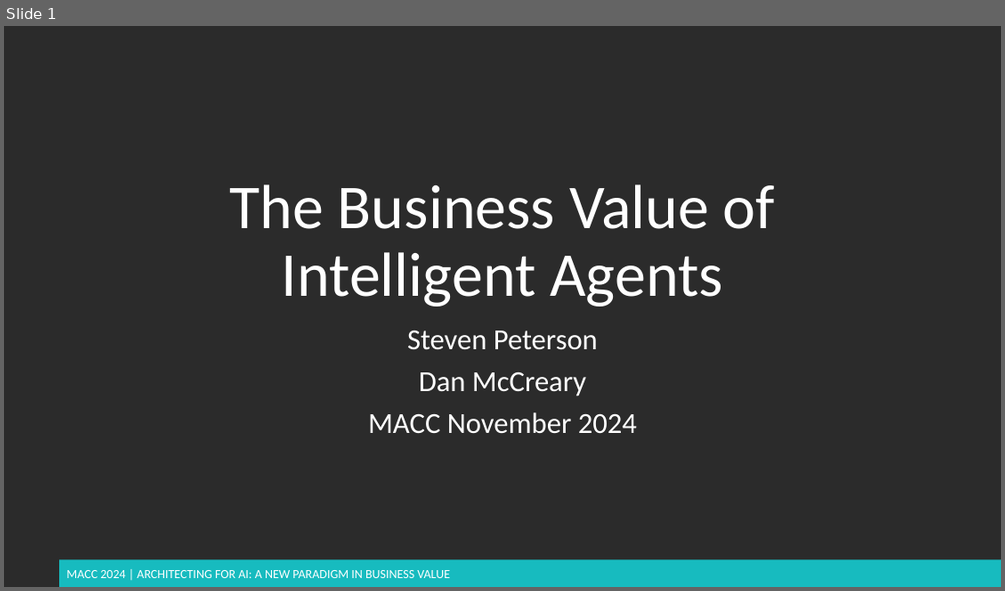
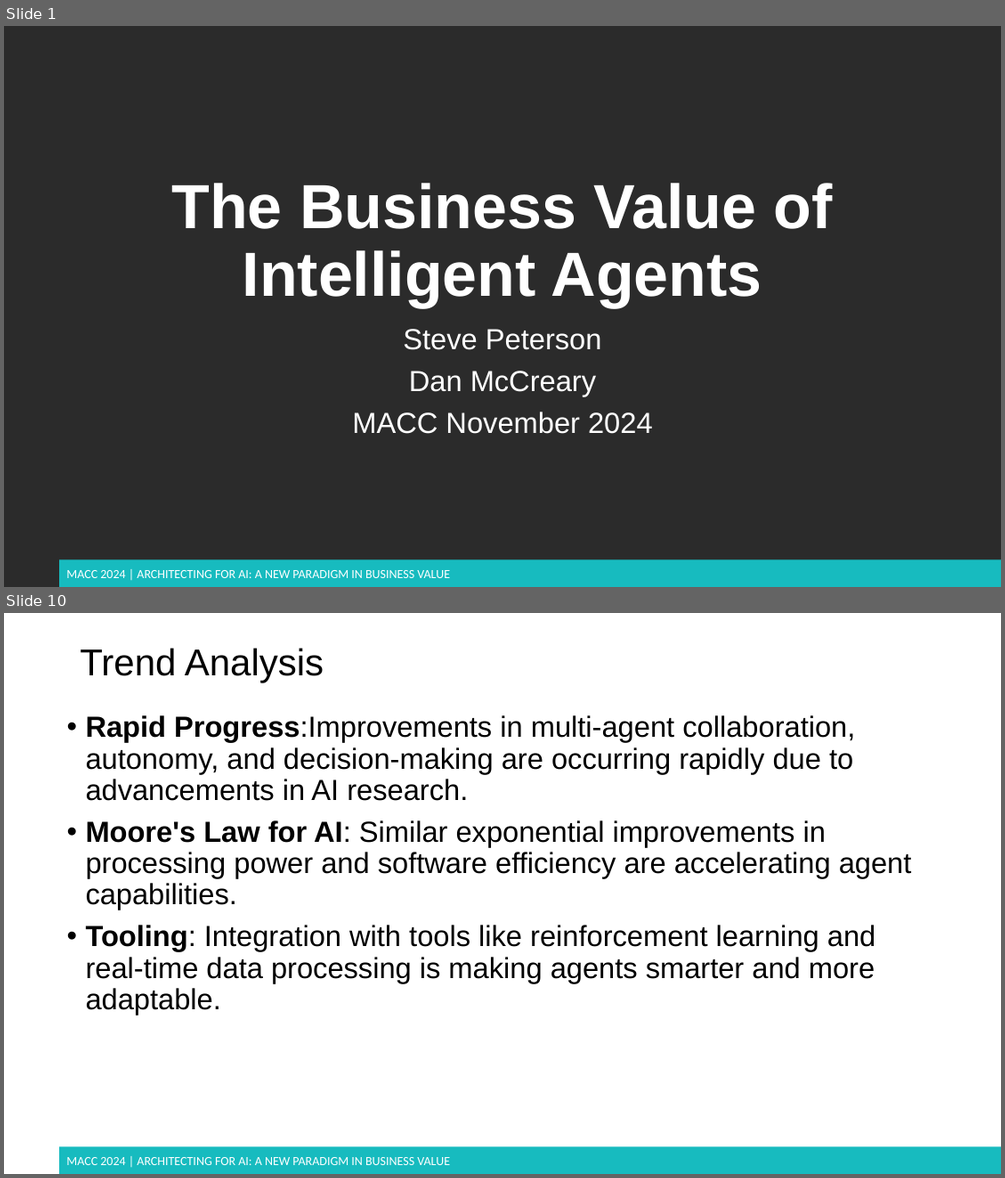
Before and after one commit to dmccreary/genai-arch-patterns, a slide deck: slides/MACC-2024-bv-of-agents.pptx. Shown one above the other, each under a label of ours: slide 1 before the commit, slides 1 and 10 after it; the slides between them are not shown. The pictures are 1005x591 and 1005x1178 pixels, drawn with LibreOffice and Linux fonts; fonts in the diff are those of the drawing; background and template pictures are left out; a plain dark background stands for a picture behind light text. Boxes give left, top, right and bottom in pixels: in the first picture for what was removed or moved away, otherwise in the second. Text is boxed around its words. In the diff, an @@ line names an element or a change of style, - is before the commit and + after.

```diff
--- a/slides/MACC-2024-bv-of-agents.pptx
+++ b/slides/MACC-2024-bv-of-agents.pptx
@@ slide 10 added at [4,613,1001,1174], background #FFFFFF; not listed: 2 template elements that a slide beside it also shows @@
@@ title added at [80,648,324,682], 36 pt, text #000000 @@
+Trend Analysis
@@ text added at [86,715,912,1014], 28 pt, text #000000 @@
+• Rapid Progress:Improvements in multi-agent collaboration, autonomy, and decision-making are occurring rapidly due to advancements in AI research.
+• Moore's Law for AI: Similar exponential improvements in processing power and software efficiency are accelerating agent capabilities.
+• Tooling: Integration with tools like reinforcement learning and real-time data processing is making agents smarter and more adaptable.
@@ slide 1 changed as well @@
@@ title "The Business Value of Intelligent ..." at [172,183,833,307]: font Calibri to Arial, bold on @@
@@ subtitle at [403,329,602,350]: text changed; font Calibri to Arial @@
-Steven Peterson
+Steve Peterson
@@ subtitle at [352,370,653,434]: font Calibri to Arial in "Dan McCreary", "MACC November 2024" @@
```
Also in this commit, not shown: 1 other slide changed, 8 other slides added.
